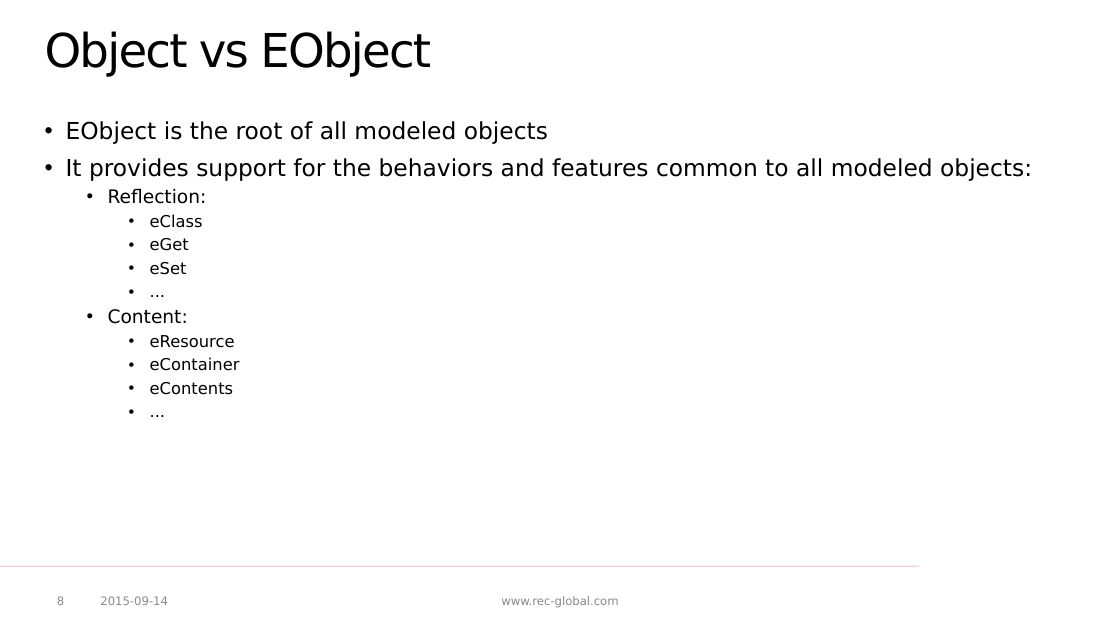
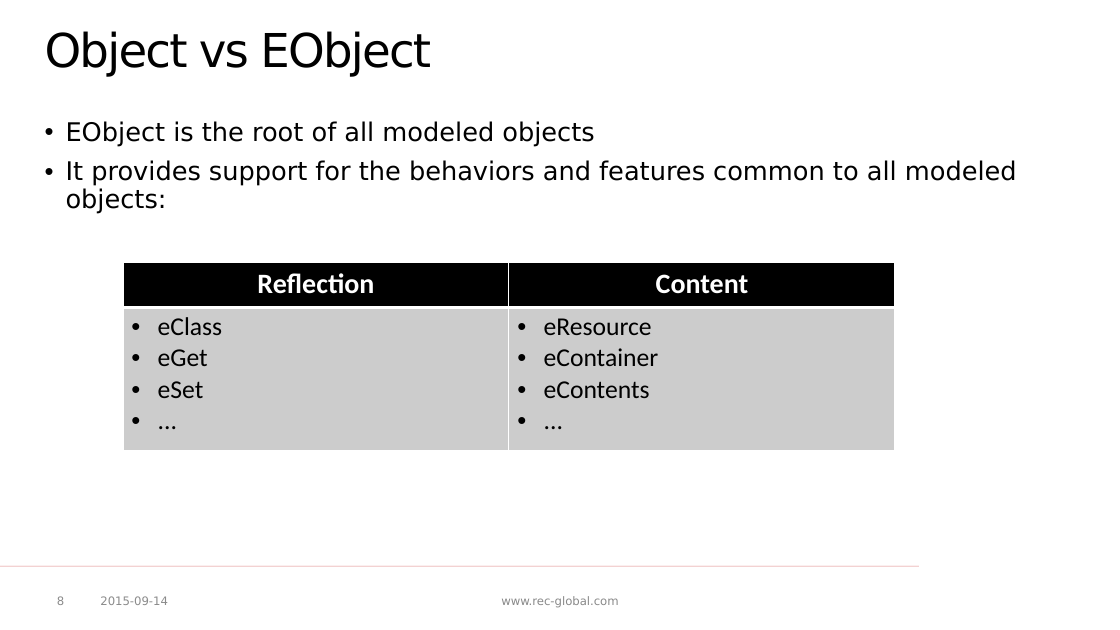
Before and after one commit to p-zalejko/jug_emf, a slide deck: slide 8 of JUG - EMF.pptx. Drawn at 1120x630 pixels with LibreOffice and Linux fonts; fonts in the diff are those of the drawing; background and template pictures are left out. Boxes give left, top, right and bottom in pixels: in the first picture for what was removed or moved away, otherwise in the second. Text is boxed around its words. In the diff, an @@ line names an element or a change of style, - is before the commit and + after.

Commit message:
updated a presentation

```diff
--- a/JUG - EMF.pptx
+++ b/JUG - EMF.pptx
@@ text "EObject is the root of ..." at (66, 121, 1017, 214): size 20 to 22 pt @@
@@ text at (108, 188, 240, 395): paragraphs removed @@
-  • Reflection:
-    • eClass
-    • eGet
-    • eSet
-    • ...
-  • Content:
-    • eResource
-    • eContainer
-    • eContents
-    • ...
@@ table added at (123, 262, 896, 450), 2 rows, 2 columns @@
+Reflection | Content
+eClass / eGet / eSet / ... | eResource / eContainer / eContents / ...
```
Also in this commit, not shown: 9 other slides changed, 1 other file.
